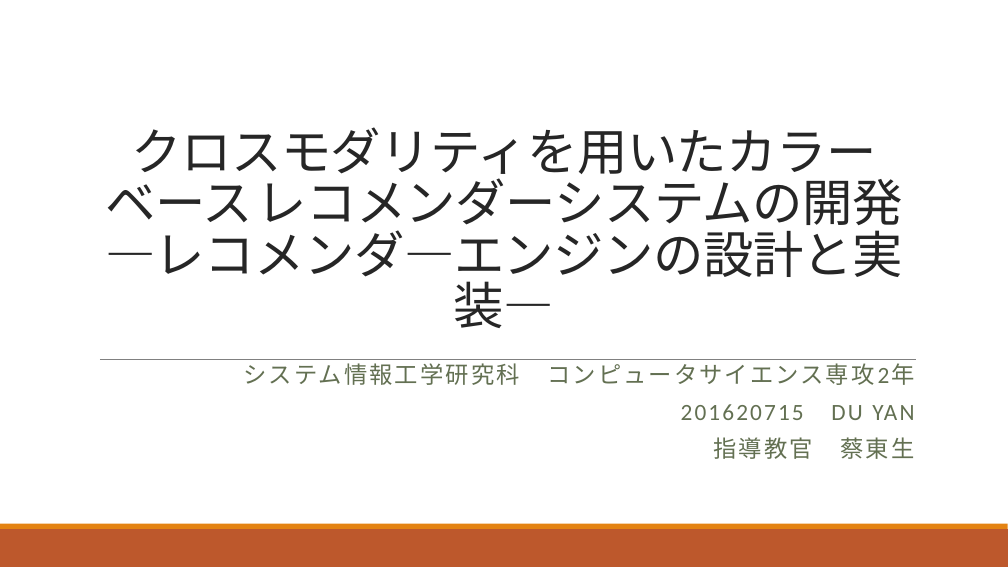
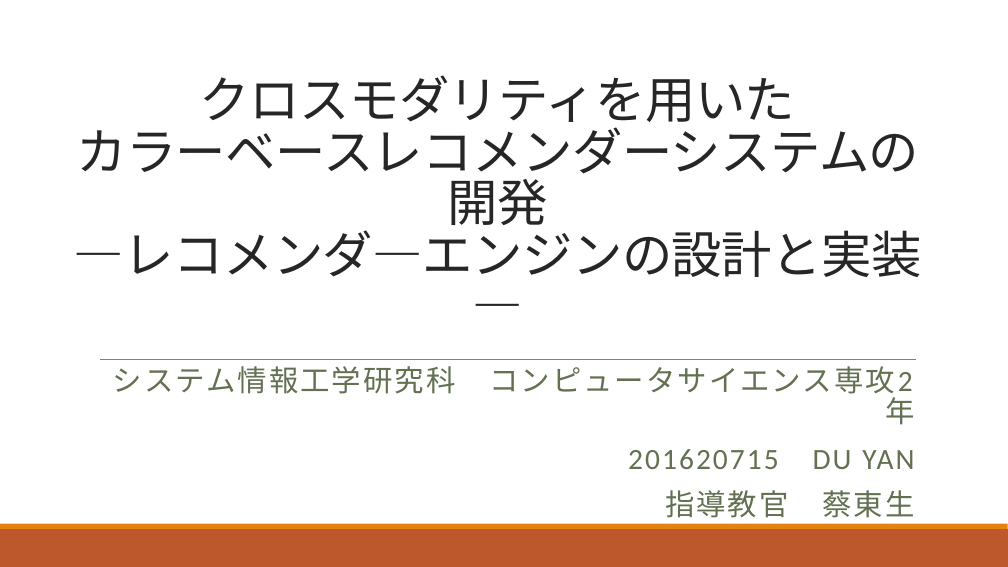
Before and after one commit to we333/m2_paper, a slide deck: slide 1 of 提交材料/プレゼンテーション.pptx. Drawn at 1008x567 pixels with LibreOffice and Linux fonts; fonts in the diff are those of the drawing. Boxes give left, top, right and bottom in pixels: in the first picture for what was removed or moved away, otherwise in the second. Text is boxed around its words. In the diff, an @@ line names an element or a change of style, - is before the commit and + after.

Commit message:
01-18 ppt 30%

```diff
--- a/提交材料/プレゼンテーション.pptx
+++ b/提交材料/プレゼンテーション.pptx
@@ title at bbox=[74, 75, 922, 277]: spaces changed @@
-クロスモダリティを用いたカラーベース レコメンダーシステムの開発
-―レコメンダ―エンジンの設計と実装―
+クロスモダリティを用いた
+カラーベースレコメンダーシステムの開発
+―レコメンダ―エンジンの設計と実装―
@@ subtitle "システム情報工学研究科 コンピュータサイエンス専攻2年" at bbox=[113, 366, 914, 524]: size 22.2 to 28 pt; line spacing 0.8 to 0.9 @@
```
Also in this commit, not shown: 38 slides added, 1 slide removed, 2 other files.
